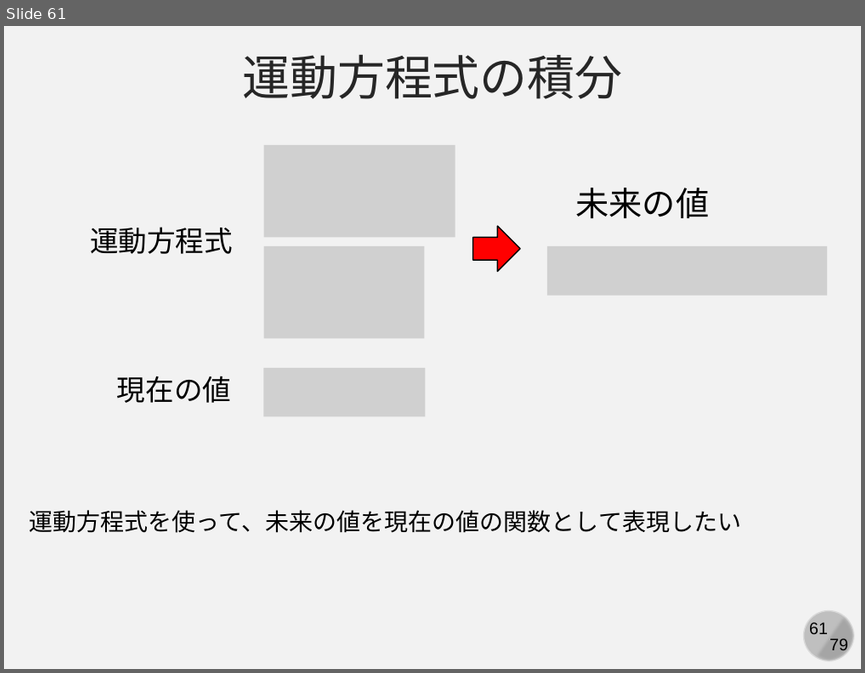
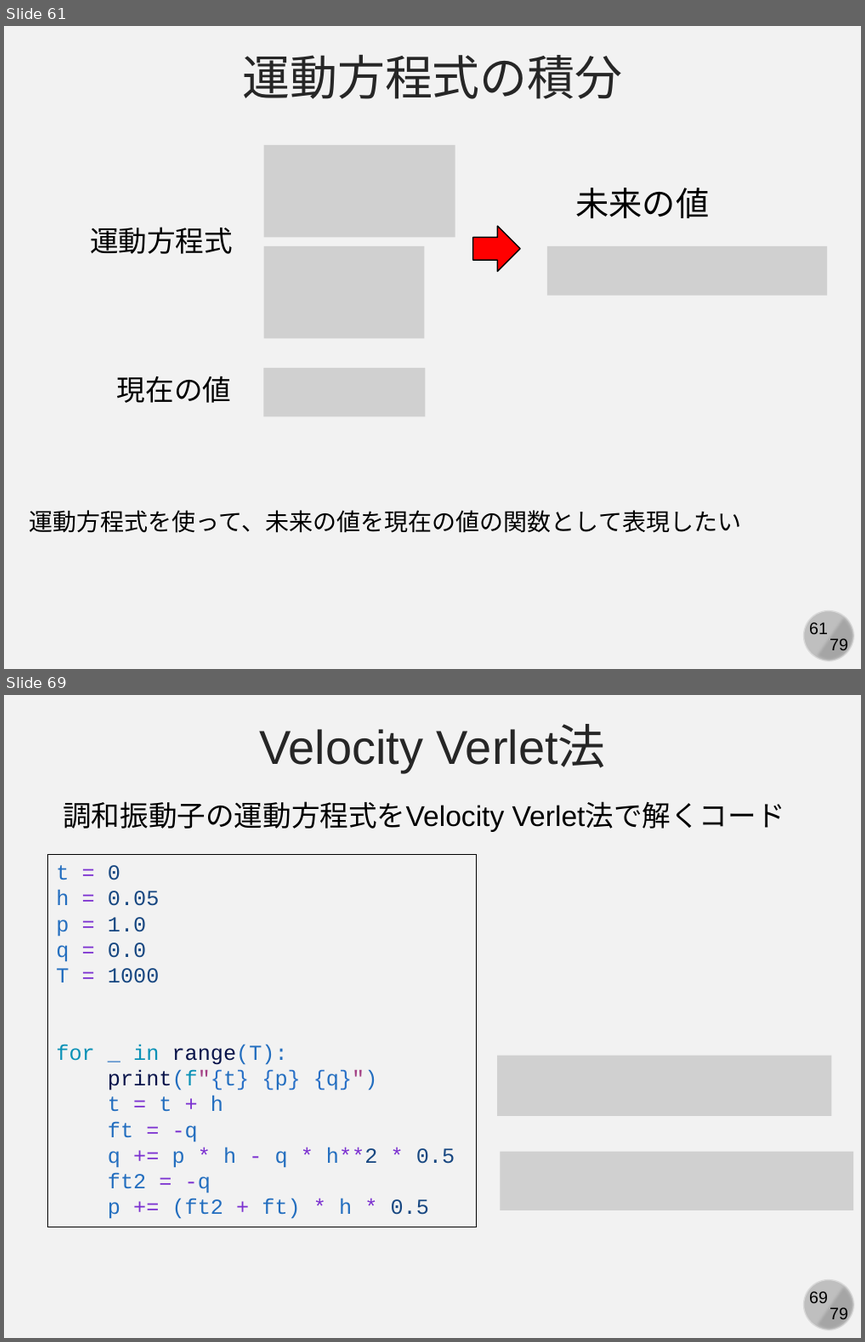
Before and after one commit to kaityo256/simulation_engineering, a slide deck: 05_md_basic/simulation05.pptx. Shown one above the other, each under a label of ours: slide 61 before the commit, slides 61 and 69 after it; the slides between them are not shown. The pictures are 865x673 and 865x1342 pixels, drawn with LibreOffice and Linux fonts; fonts in the diff are those of the drawing; grey boxes stand for pictures. Boxes give left, top, right and bottom in pixels: in the first picture for what was removed or moved away, otherwise in the second. Text is boxed around its words. In the diff, an @@ line names an element or a change of style, - is before the commit and + after.

```diff
--- a/05_md_basic/simulation05.pptx
+++ b/05_md_basic/simulation05.pptx
@@ slide 69 added at <box>4,695,861,1338</box>, background #F2F2F2; not listed: 4 template elements that a slide beside it also shows @@
@@ text added at <box>259,726,606,772</box>, 40 pt, text #262626 @@
+Velocity Verlet法
@@ text added at <box>63,801,785,832</box>, 24 pt, text #000000 @@
+調和振動子の運動方程式をVelocity Verlet法で解くコード
@@ rectangle added at <box>47,854,476,1226</box>, outline #000000 0.75 pt, 18 pt, text #236EBF @@
+t = 0
+h = 0.05
+p = 1.0
+q = 0.0
+T = 1000
+for _ in range(T):
+print(f"{t} {p} {q}")
+t = t + h
+ft = -q
+q += p * h - q * h**2 * 0.5
+ft2 = -q
+p += (ft2 + ft) * h * 0.5
@@ picture added at <box>498,1055,832,1116</box> @@
@@ picture added at <box>500,1151,854,1210</box> @@
```
Also in this commit, not shown: 4 slides changed, 4 other slides added.
